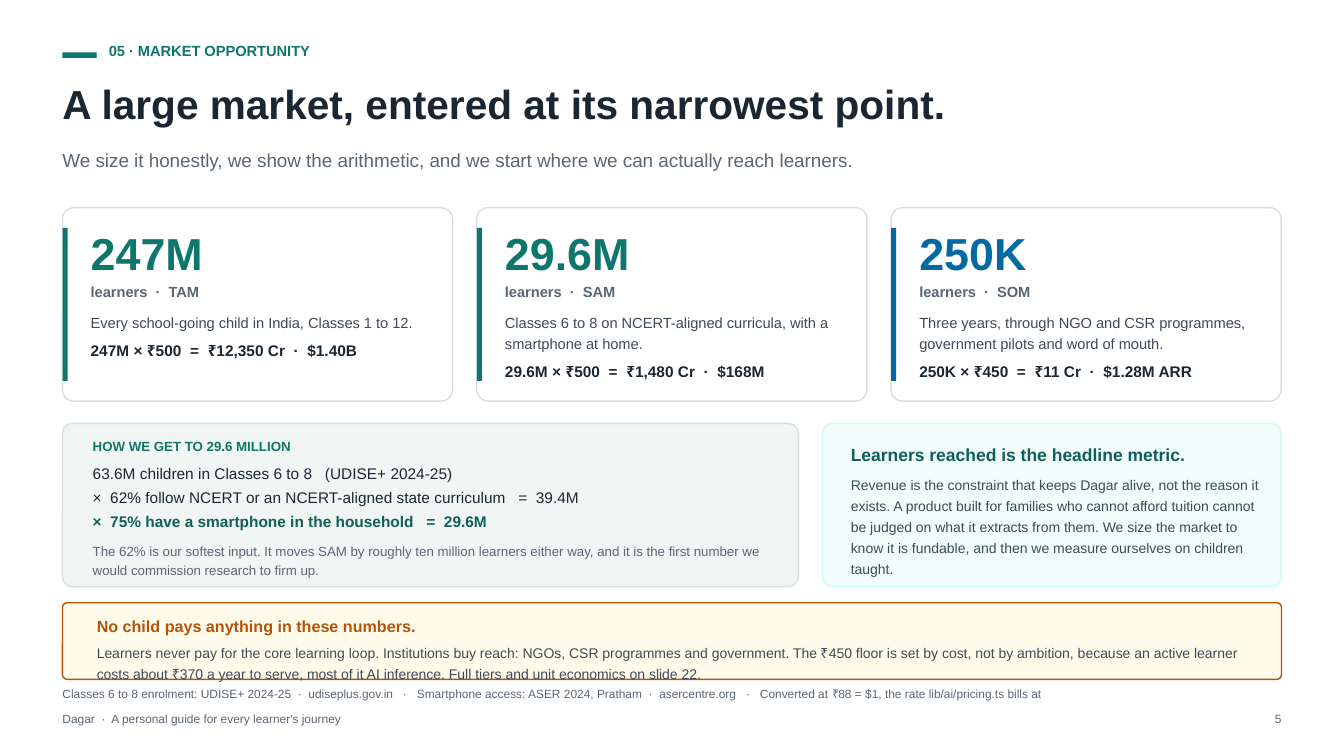
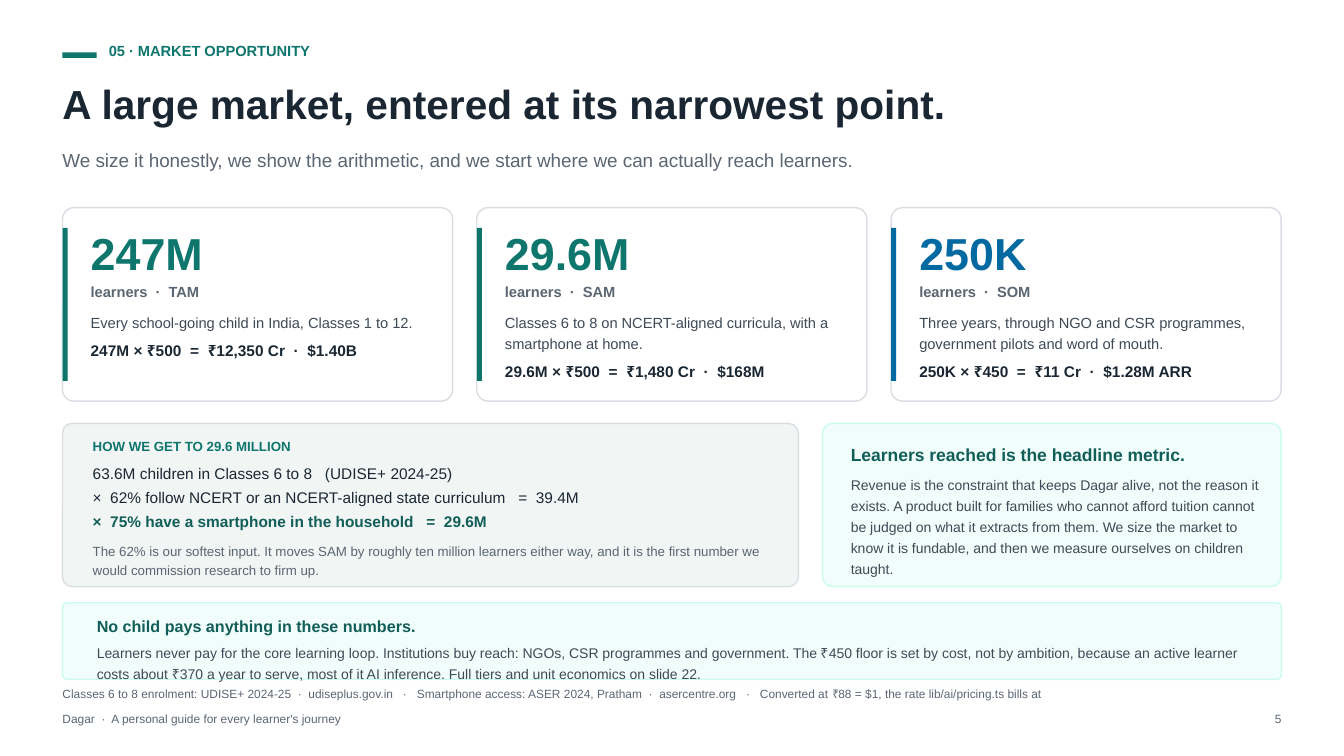
Before and after one commit to ap9650/dagar, a slide deck: slide 5 of docs/deck/Dagar-Pitch-Deck.pptx. Drawn at 1344x756 pixels with LibreOffice and Linux fonts; fonts in the diff are those of the drawing. Boxes give left, top, right and bottom in pixels: in the first picture for what was removed or moved away, otherwise in the second. Text is boxed around its words. In the diff, an @@ line names an element or a change of style, - is before the commit and + after.

```diff
--- a/docs/deck/Dagar-Pitch-Deck.pptx
+++ b/docs/deck/Dagar-Pitch-Deck.pptx
@@ rounded rectangle at box(63, 603, 1281, 680): fill #FFFBEB to #F0FDFA; outline #B45309 1 pt to #CCFBF1 1 pt @@
@@ text at box(97, 620, 416, 636): text colour #B45309 to #115E59 in "No child pays anything in these numbers." @@
```
Also in this commit, not shown: 3 other slides changed, 2 other files.
